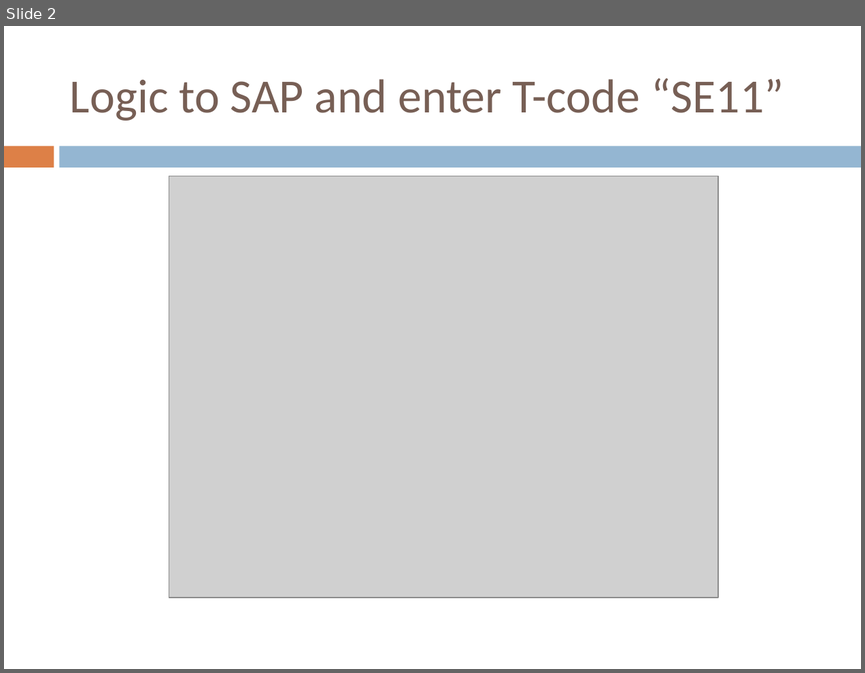
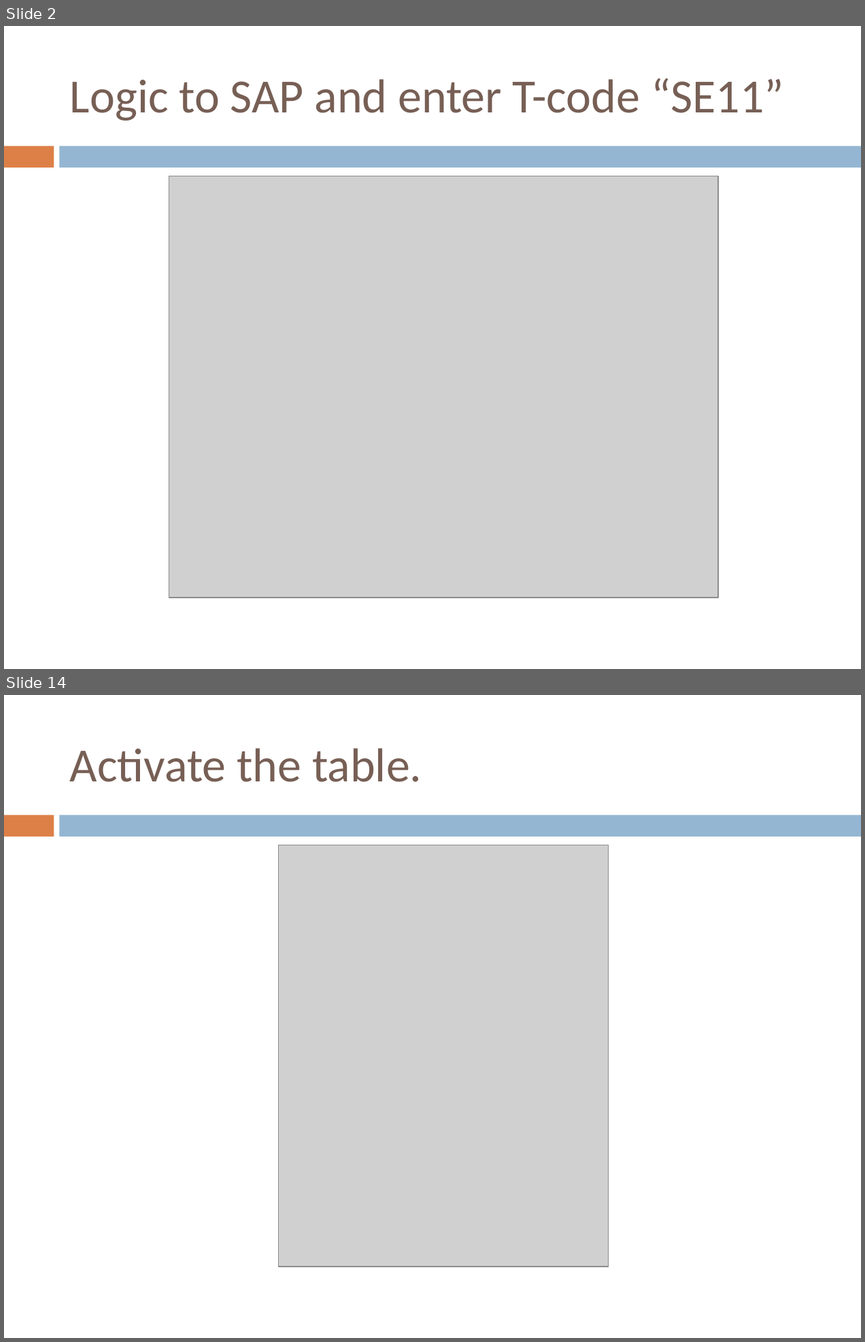
Before and after one commit to mparab01/SAP_HANA, a slide deck: 04. Extract the data through ECC system.pptx. Shown one above the other, each under a label of ours: slide 2 before the commit, slides 2 and 14 after it; the slides between them are not shown. The pictures are 865x673 and 865x1342 pixels, drawn with LibreOffice and Linux fonts; fonts in the diff are those of the drawing; grey boxes stand for pictures. Boxes give left, top, right and bottom in pixels: in the first picture for what was removed or moved away, otherwise in the second. Text is boxed around its words. In the diff, an @@ line names an element or a change of style, - is before the commit and + after.

```diff
--- a/04. Extract the data through ECC system.pptx
+++ b/04. Extract the data through ECC system.pptx
@@ slide 14 added at <box>4,695,861,1338</box>, background #FFFFFF; not listed: 2 template elements that a slide beside it also shows @@
@@ title added at <box>70,748,422,782</box>, 40 pt, text #775F55 @@
+Activate the table.
@@ picture added at <box>278,845,608,1266</box> @@
```
Also in this commit, not shown: 1 slide changed, 18 other slides added, 4 other files.
